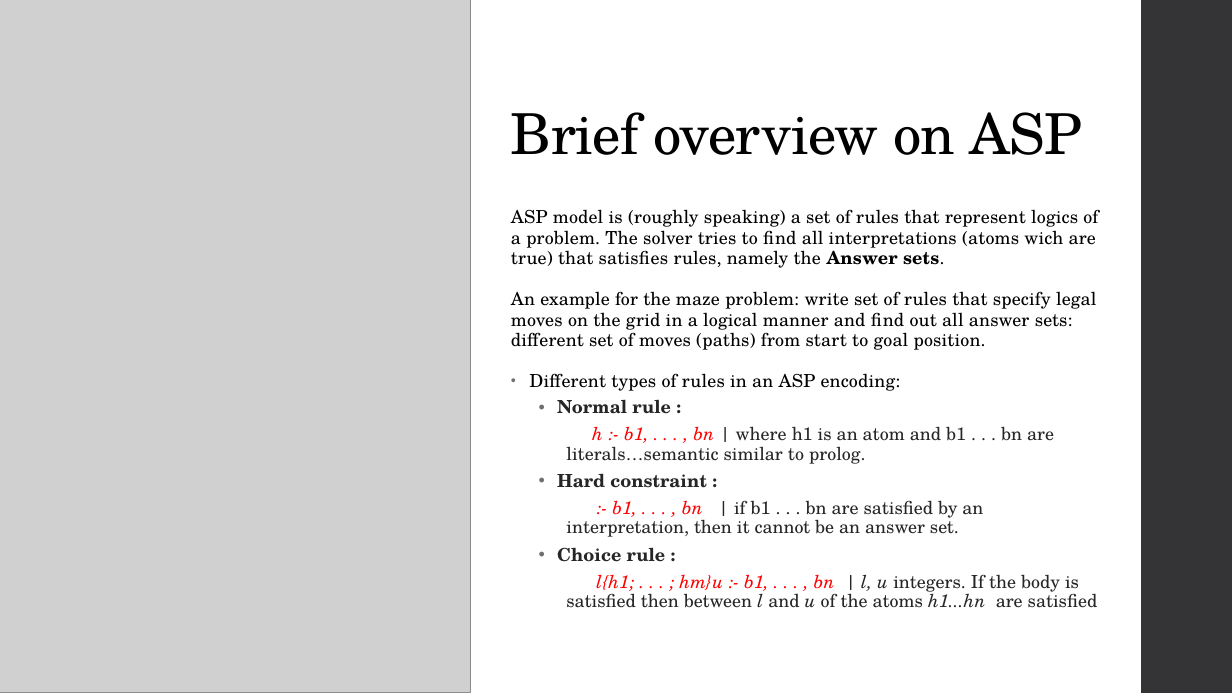
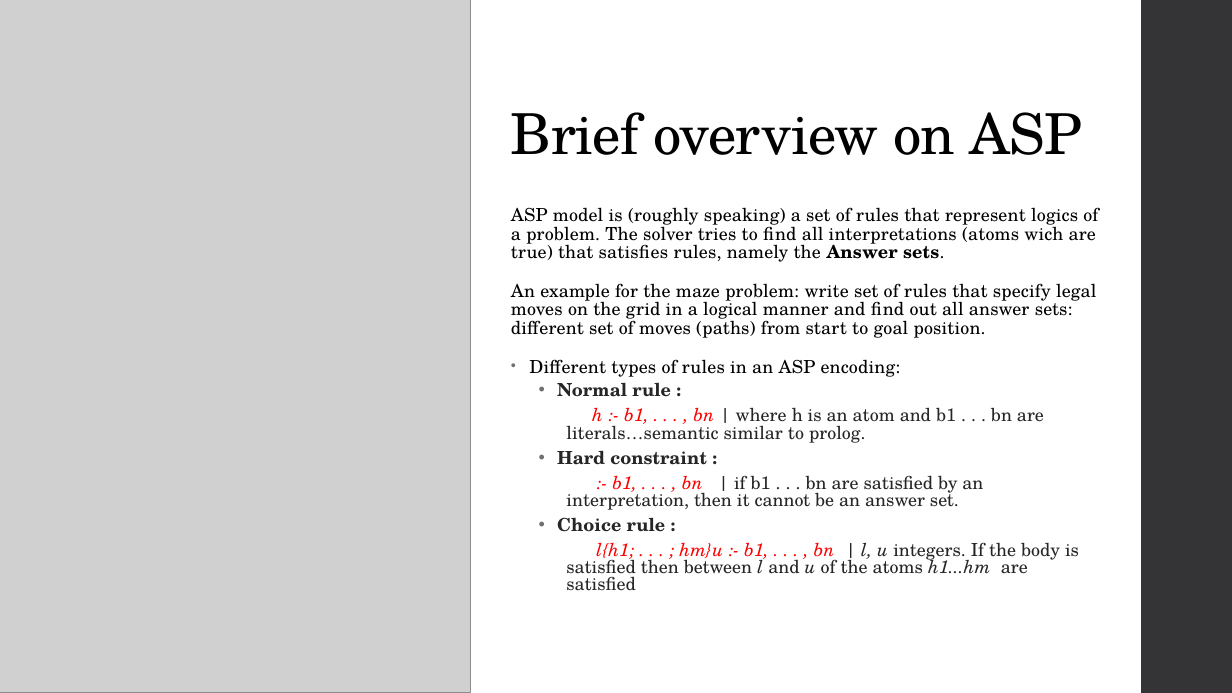
Before and after one commit to Alex-Dell1/ATAI_Maze_Project, a slide deck: slide 24 of ATAI_Presentation.pptx. Drawn at 1232x693 pixels with LibreOffice and Linux fonts; fonts in the diff are those of the drawing; grey boxes stand for pictures. Boxes give left, top, right and bottom in pixels: in the first picture for what was removed or moved away, otherwise in the second. Text is boxed around its words. In the diff, an @@ line names an element or a change of style, - is before the commit and + after.

```diff
--- a/ATAI_Presentation.pptx
+++ b/ATAI_Presentation.pptx
@@ text at bbox=[511, 207, 1098, 532]: line spacing 0.95 to 0.85; line spacing 0.9 to 0.8 @@
@@ text at bbox=[566, 407, 1044, 443]: text changed @@
-    h :- b1, . . . , bn | where h1 is an atom and b1 . . . bn are literals…semantic similar to prolog.
+    h :- b1, . . . , bn | where h is an atom and b1 . . . bn are literals…semantic similar to prolog.
@@ text at bbox=[566, 542, 1079, 591]: text changed @@
-    l{h1; . . . ; hm}u :- b1, . . . , bn | l, u integers. If the body is satisfied then between l and u of the atoms h1...hn are satisfied
+    l{h1; . . . ; hm}u :- b1, . . . , bn | l, u integers. If the body is satisfied then between l and u of the atoms h1...hm are satisfied
```
Also in this commit, not shown: 3 other slides changed, 5 slides added, 1 other file.
